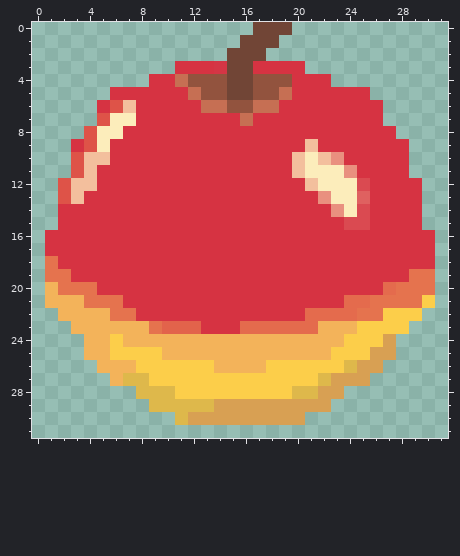
Edited in one commit: pixel-art sprite (build/web/snake/Apple_02.png). Above, as it was before the edit.
The file is 32x32 pixels. Pixels under 10% opacity are left out. Colours within 5 levels of each other are drawn and written as one.
Now the later version:
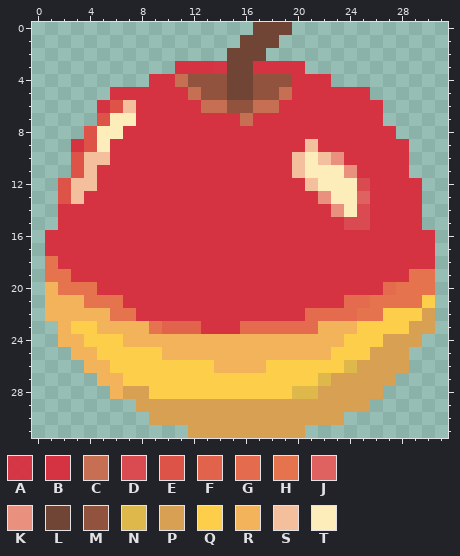
Palette (. is transparent): A #d63342f8  B #d63342  C #c66f53  D #da4a51  E #de5348  F #e2634b  G #e46b4d  H #e5734e  J #df6160  K #e9907f  L #714536  M #92533e  N #deb84b  P #d8a053  Q #fcce4a  R #f3b35a  S #f3bf9d  T #fcedbb
Edits made:
{"y":22,"x":1,"old":".","new":"R"}
{"y":22,"x":30,"old":".","new":"P"}
{"y":23,"x":2,"old":".RR","new":"RQQ"}
{"y":23,"x":29,"old":"..","new":"PP"}
{"y":24,"x":2,"old":"..RR","new":"RRQQ"}
{"y":24,"x":28,"old":"..","new":"PP"}
{"y":25,"x":3,"old":".","new":"R"}
{"y":25,"x":5,"old":"R","new":"Q"}
{"y":25,"x":28,"old":".","new":"P"}
{"y":26,"x":4,"old":".","new":"R"}
{"y":26,"x":6,"old":"RR","new":"QQ"}
{"y":26,"x":27,"old":"..","new":"PP"}
{"y":27,"x":5,"old":".","new":"R"}
{"y":27,"x":7,"old":"NN","new":"QQ"}
{"y":27,"x":26,"old":"..","new":"PP"}
{"y":28,"x":6,"old":"..NNN","new":"RPPQQ"}
{"y":28,"x":24,"old":"...","new":"PPP"}
{"y":29,"x":8,"old":".NNNNN","new":"PPPPPP"}
{"y":29,"x":23,"old":"...","new":"PPP"}
{"y":30,"x":9,"old":"..N","new":"PPP"}
{"y":30,"x":21,"old":"...","new":"PPP"}
{"y":31,"x":12,"old":".........","new":"PPPPPPPPP"}
{"label":"changed","picture_box":[45,308,435,438]}
